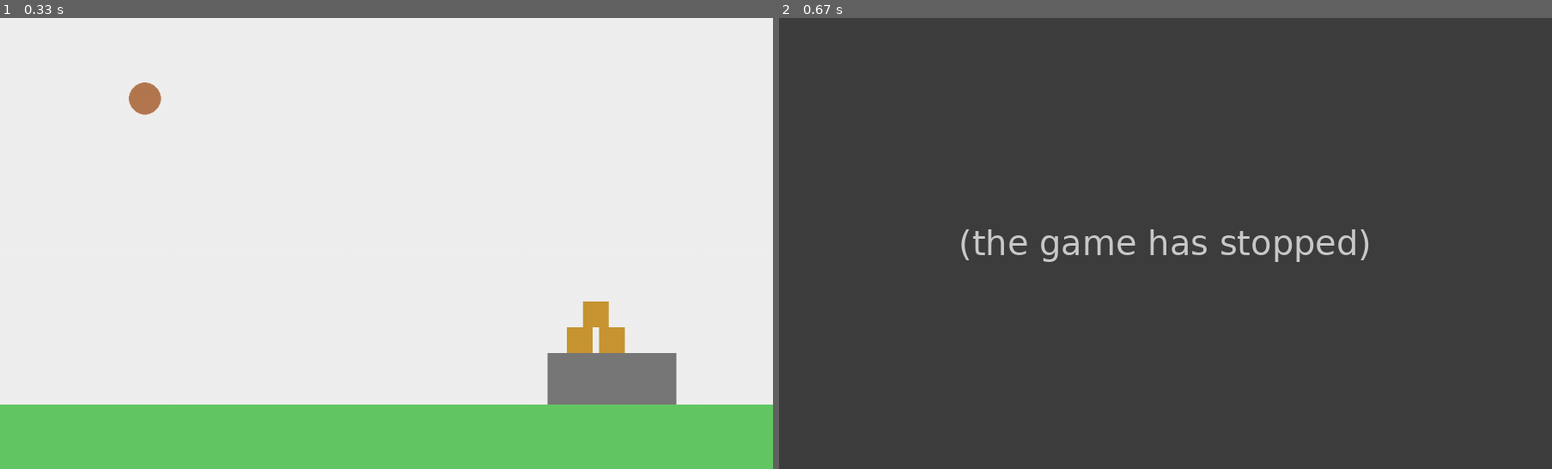
Above: before the commit, frames 1-2 (left to right).
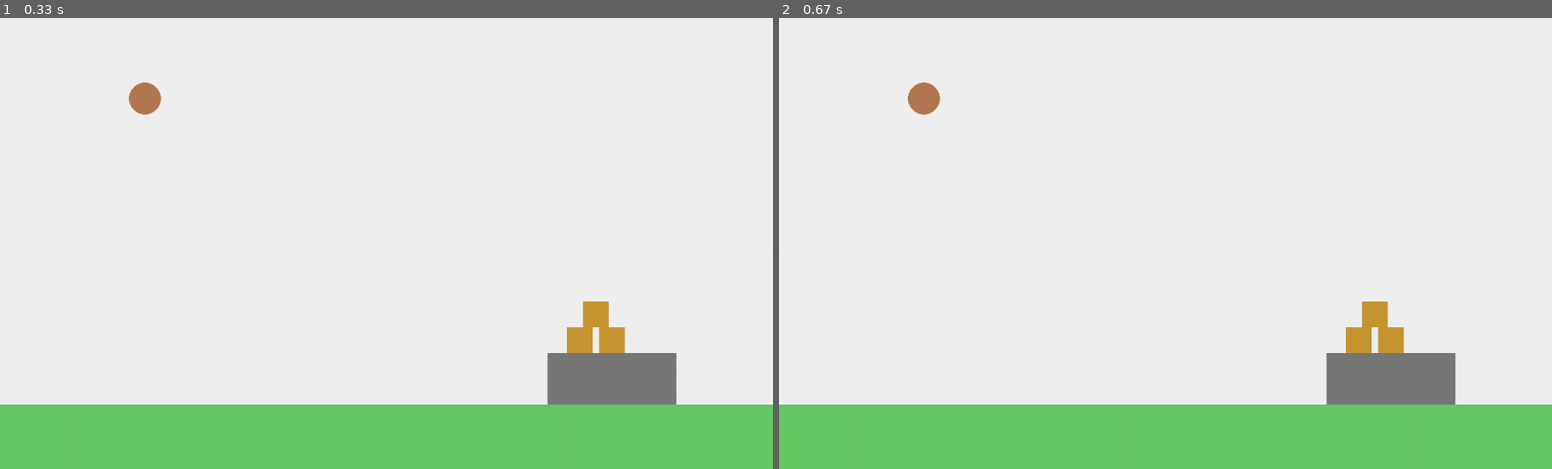
Above: after the commit, the same moments.

Repository: lorenacp1/Pygame
Game: pygame game, started from main.py
The game is run twice, just before and just after one commit, with the same random seed, the same clock (stepped at 60 frames per second) and the same inputs.
Inputs:
- Up to frame 1 (0.33 s): no input
- Up to frame 2 (0.67 s): tap R at 0.33 s

Frame 1 is identical in both runs. In frame 2, 100% of the frame differs, in the area x 0-100%, y 0-100%.
Error before the commit: AttributeError: 'Hamster' object has no attribute 'reset' (main.py line 49); the game stopped at 0.33 s (later frames are placeholders)

Commit message:
posição inicial, para reset (tecla R), rect para detectar o clique, dragging e launched

Diff:
--- a/entities/hamster.py
+++ b/entities/hamster.py
@@ -2,6 +2,8 @@
 
 class Hamster:
     def __init__(self, x, y):
+        self.start_pos = (x,y)
+
         self.image = pygame.Surface((50, 50), pygame.SRCALPHA)
         pygame.draw.circle(self.image, (180, 120, 80), (25, 25), 25)
 
@@ -36,3 +38,10 @@
 
     def draw(self, screen):
         screen.blit(self.image, self.rect)
+
+    def reset(self):
+        self.rect.topleft = self.start_pos
+        self.vel_x = 0
+        self.vel_y = 0
+        self.dragging = False
+        self.launched = False
